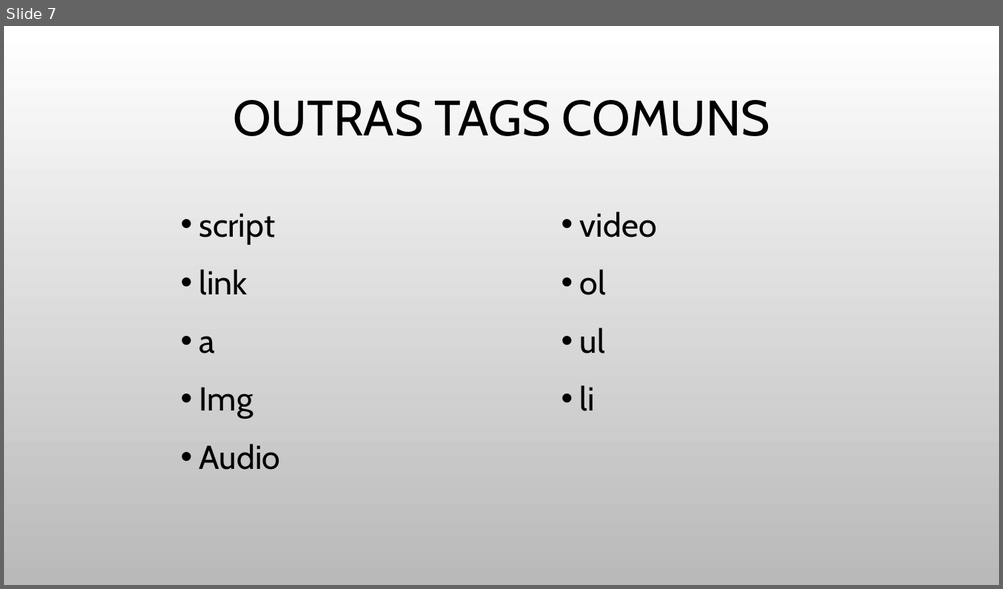
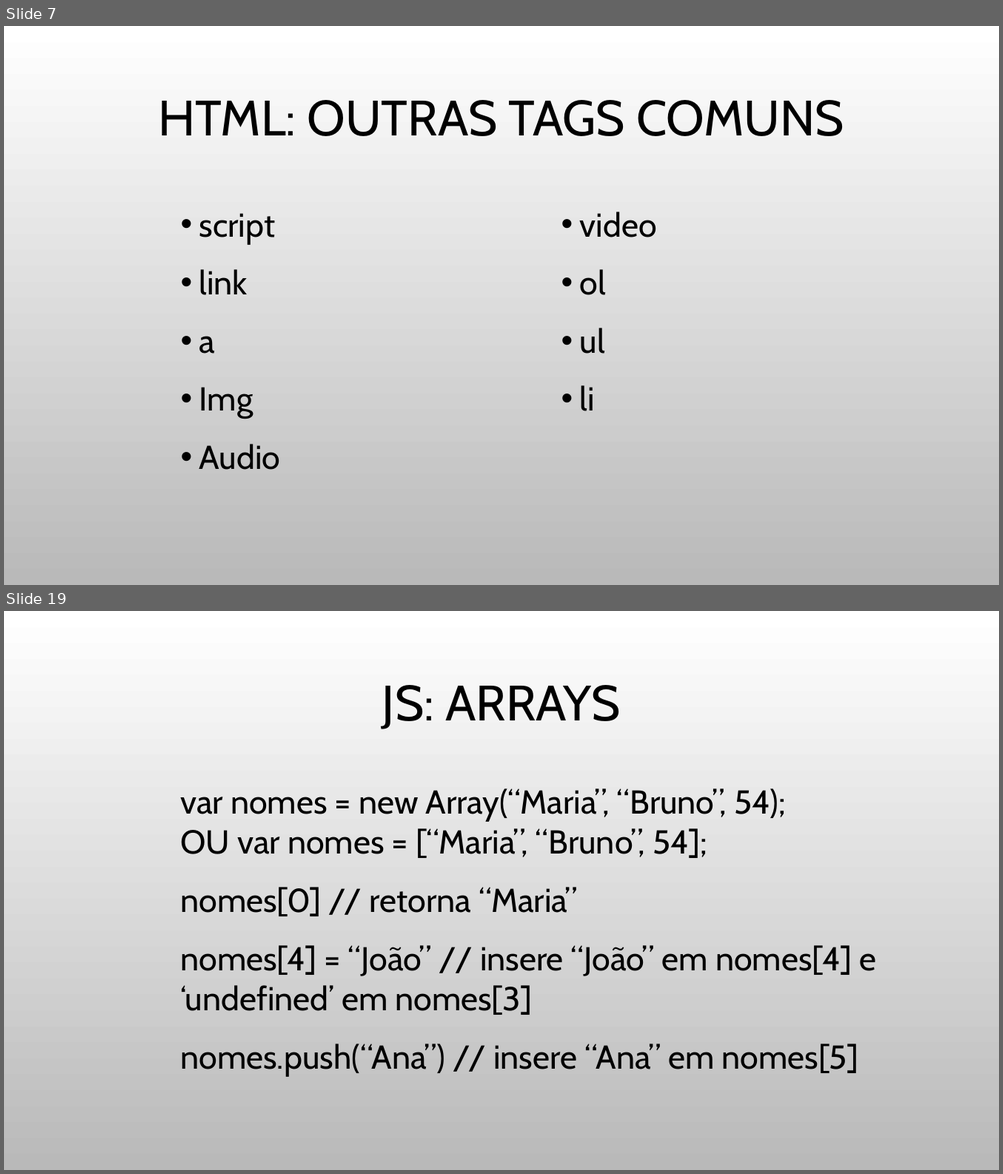
Before and after one commit to JulioCR-Oliveira/Trabalho-Topicos-Especiais, a slide deck: Arquivos/INTRODUÇÃO A FRONT-END.pptx. Shown one above the other, each under a label of ours: slide 7 before the commit, slides 7 and 19 after it; the slides between them are not shown. The pictures are 1003x589 and 1003x1174 pixels, drawn with LibreOffice and Linux fonts; fonts in the diff are those of the drawing; background and template pictures are left out. Boxes give left, top, right and bottom in pixels: in the first picture for what was removed or moved away, otherwise in the second. Text is boxed around its words. In the diff, an @@ line names an element or a change of style, - is before the commit and + after.

```diff
--- a/Arquivos/INTRODUÇÃO A FRONT-END.pptx
+++ b/Arquivos/INTRODUÇÃO A FRONT-END.pptx
@@ slide 19 added at (4,611,999,1170), background picture (left out) @@
@@ title added at (382,685,620,729), 48 pt, text #000000 @@
+JS: ARRAYS
@@ text added at (181,789,876,1076), 32 pt, text #000000 @@
+var nomes = new Array(“Maria”, “Bruno”, 54);
+OU var nomes = [“Maria”, “Bruno”, 54];
+nomes[0] // retorna “Maria”
+nomes[4] = “João” // insere “João” em nomes[4] e ‘undefined’ em nomes[3]
+nomes.push(“Ana”) // insere “Ana” em nomes[5]
@@ slide 7 changed as well @@
@@ title at (159,100,844,136): text changed @@
-OUTRAS TAGS COMUNS
+HTML: OUTRAS TAGS COMUNS
```
Also in this commit, not shown: 3 other slides changed, 16 other slides added, 1 other file.
